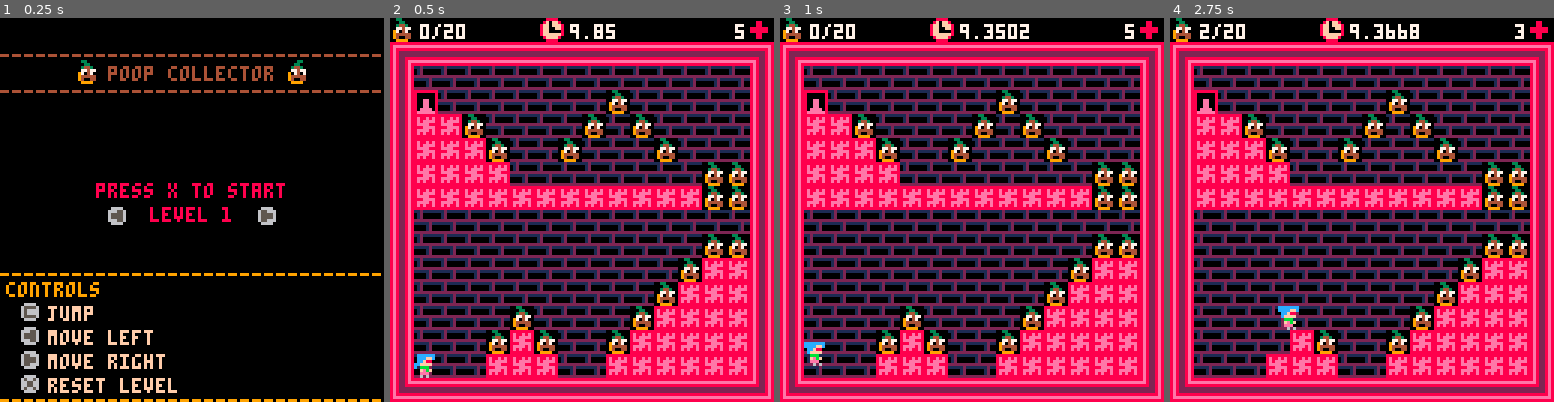
Above: before the commit, frames 1-4 (left to right).
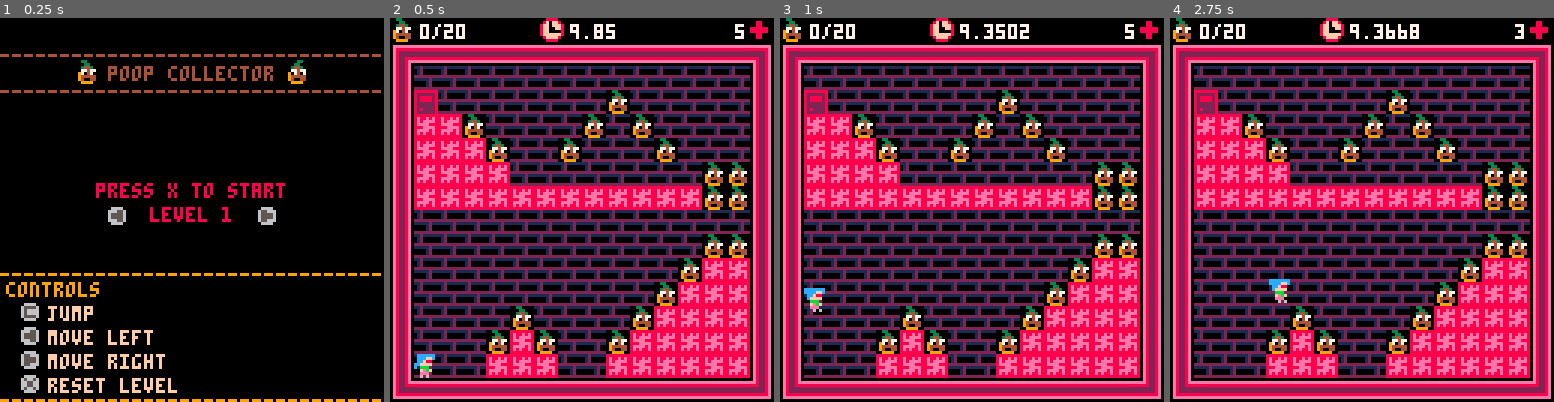
Above: after the commit, the same moments.

Repository: odinn1984/PICO8-Poop-Collector
Game: PICO-8 cartridge poop-collector.p8
The game is run twice, just before and just after one commit, with the same random seed, the same clock (stepped at 60 frames per second) and the same inputs.
Inputs:
- Up to frame 1 (0.25 s): no input
- Up to frame 2 (0.5 s): tap X (X key) at 0.33 s
- Up to frame 3 (1 s): tap O (Z key) at 0.7 s
- Up to frame 4 (2.75 s): tap X (X key) at 1.07, 1.85 s; hold Right 1.6-2.1 s; tap O (Z key) at 1.7, 2.1, 2.5 s; hold Up 2.15-2.42 s; hold Right from 2.47 s (still down)

Frame 1 is identical in both runs. In frame 2, 5.9% of the frame differs, in the area x 0-100%, y 6-100%; in frame 3, 6.4%; in frame 4, 6.9%, in the area x 0-100%, y 2-100%.

Commit message:
fix: player has a more floaty jump feeling

Diff:
--- a/poop-collector.p8
+++ b/poop-collector.p8
@@ -2,6 +2,7 @@
 version 35
 __lua__
 #include src/constants.lua
+#include src/helpers.lua
 #include src/print.lua
 #include src/dialog.lua
 
@@ -12,14 +13,14 @@
 
 #include src/main.lua
 __gfx__
-00000000888888888e8228e88e8228e888888888888888888e8228e8888888881121111177777777444444446000000600000000000000000000000000000000
-00000000eeeeeeeeee8228e88e8228eeeeeeeee88eeeeeee8e8228e88e88e8e801200000777777774f9944990660066000000000000000000000000000000000
-0070070088888888888228e88e822888888888e88e8888888e8228e88e8eeee80120000077777777994499440006600000000000000000000000000000000000
-0007700022222222222228e88e822222222228e88e8222228e8228e88eeee8882222222277777777444f44440000000000000000000000000000000000000000
-0007700022222222222228e88e822222222228e88e8222228e8228e8888eeee81111121177777777444444a40060060000000000000000000000000000000000
-0070070088888888888888e88e888888888228e88e8228888e8228e88eeee8e80000120077777777499449940606606000000000000000000000000000000000
-00000000eeeeeeeeeeeeeee88eeeeeeeee8228e88e8228ee8e8228e88e8e88e800001200777777779a4994496000000600000000000000000000000000000000
-000000008888888888888888888888888e8228e88e8228e88e8228e8888888882222222277777777444444f40000000000000000000000000000000000000000
+00000000000000000e8228e00e8228e000000000000000000e8228e0888888881121111177777777444444446000000600000000000000000000000000000000
+00000000eeeeeeeeee8228e00e8228eeeeeeeee00eeeeeee0e8228e08e88e8e801200000777777774f9944990660066000000000000000000000000000000000
+0070070088888888888228e00e822888888888e00e8888880e8228e08e8eeee80120000077777777994499440006600000000000000000000000000000000000
+0007700022222222222228e00e822222222228e00e8222220e8228e08eeee8882222222277777777444f44440000000000000000000000000000000000000000
+0007700022222222222228e00e822222222228e00e8222220e8228e0888eeee81111121177777777444444a40060060000000000000000000000000000000000
+0070070088888888888888e00e888888888228e00e8228880e8228e08eeee8e80000120077777777499449940606606000000000000000000000000000000000
+00000000eeeeeeeeeeeeeee00eeeeeeeee8228e00e8228ee0e8228e08e8e88e800001200777777779a4994496000000600000000000000000000000000000000
+000000000000000000000000000000000e8228e00e8228e00e8228e0888888882222222277777777444444f40000000000000000000000000000000000000000
 00000000888888880000000000000000000000000000000000000000000000000000000000000000000000000000000000000000000000000000000000000000
 0000000080cc00080000000000000000000000000000000000000000000000000000000000000000000000000000000000000000000000000000000000000000
 0000000080ccc0080000000000000000000000000000000000000000000000000000000000000000000000000000000000000000000000000000000000000000
@@ -104,7 +105,7 @@
 60801380708080808080138013808060607070707070808080808070808080606013808080808070801380138013136060138070707070707070707070801360
 60808080808080707080707070707060607080707070707070707070708070606013801380138080808013801380136060708080707013808013707080807060
 60808080808080808080808080808060607070707013808013801370138080606013808080808070808013808070706060708070138013801380138070807060
-60118080808013707013707070707060608080808080808080808080808080606070707070707070707070707070706060707080807070707070708080707060
+60118080808013707070707070707060608080808080808080808080808080606070707070707070707070707070706060707080807070707070708080707060
 60138013801380708013801380131260607070707070707070137070708011606012808080808070138080801370706060118080801380138013801380801260
 30101010101010101010101010101020301010101010101010101010101010203010101010101010101010101010102030101010101010101010101010101020
 30101010101010101010101010101020301010101010101010101010101010203010101010101010101010101010102030101010101010101010101010101020
@@ -277,7 +278,7 @@
 0000000000000000000000000000000000000000000000000000000000000000000000000000000000000000000000000000000000000000000000000000000000000000000000000000000000000000000000000000000000000000000000000000000000000000000000000000000000000000000000000000000000000000
 0501010101010101010101010101010405010101010101010101010101010104050101010101010101010101010101040501010101010101010101010101010405010101010101010101010101010104050101010101010101010101010101040501010101010101010101010101010405010101010101010101010101010104
 0608080808080808080808080808080606080808080808080808080808080806060832080832320808320832320808060631310808080831080831080808080606310808080808080808080808083106060808080808080808080808080808060631310808080808080808080808310606080808080808080808080808080806
-0622080808080808083108080808080606110831310808080808080808322106063208323208080832083208083211060608083108313108313108310831310606310808080808080808080808083106060808080808080808080808080808060631310831310808313108080808070606080707070707080807070707070806
+0621080808080808083108080808080606110831310808080808080808322106063208323208080832083208083211060608083108313108313108310831310606310808080808080808080808083106060808080808080808080808080808060631310831310808313108080808070606080707070707080807070707070806
 0607073108080808310831080808080606070707070808080808080831070706060808070708080707070708080707060631070707070707070707070731310606080808080808313108080808080806060807070708070707070807070708060607073108083131080831313108080606080708080807080807080808070806
 0607070731080831080808310808080606080808083232080808080808080806063208080832320808080832320808060608070808080808310808310808080606313108080808070708080808313106060807080708083131070807080708060607070708080707080807070708080606080708070807080807080708070806
 0607070707080808080808080831310606310808080707080808080831080806060832320808080832320808080832060631070808083131083131083131310606070708313108080808313108070706060807070708083131070807080708060608080808080808080808080808080606080708080807080807080808070806
--- a/src/collision.lua
+++ b/src/collision.lua
@@ -1,8 +1,8 @@
 function pickup_colliding(obj)
-    local x = obj.x
-    local y = obj.y
-    local w = obj.w
-    local h = obj.h
+    local x = obj.x+2
+    local y = obj.y+2
+    local w = obj.w-2
+    local h = obj.h-2
     local colliding = false
 
     if fget(mget(x/8, y/8)) == FLAG_PICKUP_POOP then
@@ -23,10 +23,10 @@
 end
 
 function open_door_colliding(obj)
-    local x = obj.x
-    local y = obj.y
-    local w = obj.w
-    local h = obj.h
+    local x = obj.x+2
+    local y = obj.y+2
+    local w = obj.w-2
+    local h = obj.h-2
 
     return fget(mget(x/8, y/8)) == FLAG_EXIT or
         fget(mget(x/8, (y+h)/8)) == FLAG_EXIT or
@@ -40,23 +40,23 @@
     if action == ACT_MOVE_LEFT then
         hitbox = {
             {
-                x = obj.x,
-                y = obj.y+1
+                x = obj.x+1,
+                y = obj.y+2
             },
             {
                 x = obj.x-1,
-                y = obj.y+obj.h-1
+                y = obj.y+obj.h-2
             }
         }
     elseif action == ACT_MOVE_RIGHT then
         hitbox = {
             {
-                x = obj.x+obj.w,
-                y = obj.y+1
+                x = obj.x+obj.w-2,
+                y = obj.y+2
             },
             {
-                x = obj.x+obj.w+1,
-                y = obj.y+obj.h-1
+                x = obj.x+obj.w-1,
+                y = obj.y+obj.h-2
             }
         }
     elseif action == ACT_FALL then
@@ -66,7 +66,7 @@
                 y = obj.y+obj.h
             },
             {
-                x = obj.x+obj.w-2,
+                x = obj.x+obj.w-3,
                 y = obj.y+obj.h+1
             }
         }
--- a/src/constants.lua
+++ b/src/constants.lua
@@ -17,6 +17,7 @@
 
 -- Directions
 DIRECTION_LEFT = -1
+DIRECTION_NONE = 0
 DIRECTION_RIGHT = 1
 
 -- Sprite Flags
--- a/src/gamemode.lua
+++ b/src/gamemode.lua
@@ -143,5 +143,7 @@
         end
     end
 
+    player.jump_buffer = player.max_jumps
+
     sfx(SFX_START_LEVEL)
 end
--- /dev/null
+++ b/src/helpers.lua
@@ -0,0 +1,10 @@
+function appr(val, target, amount)
+    return val > target
+ 	    and max(val-amount, target)
+ 	    or min(val+amount, target)
+end
+
+function sign(v)
+	return v > 0 and 1 or
+			v < 0 and -1 or 0
+end
--- a/src/main.lua
+++ b/src/main.lua
@@ -2,7 +2,7 @@
 local debug = false
 
 function _init()
-    player = new_player(0, 0, 0.5, 2, 7)
+    player = new_player()
     maps = get_maps()
 
     initgamemode()
--- a/src/player.lua
+++ b/src/player.lua
@@ -1,17 +1,20 @@
-function new_player(x, y, accel, max_speed, jump_force)
-
+function new_player()
     local player = {
-        x = x,
-        y = y,
+        x = 0,
+        y = 0,
+        prevy = 0,
         dx = 0,
         dy = 0,
         w = 8,
         h = 8,
-        accel = accel,
-        max_speed = max_speed,
-        jump_force = jump_force,
-        gravity = 0.75,
-        friction = 0.7,
+        accel = 0.6,
+        deccel = 0.15,
+        max_gravity = 0.41,
+        max_speed = 1.5,
+        max_fall_speed = 4.25,
+        max_jump_speed = 4.25,
+        jumps_left = 1,
+        max_jumps = 1,
         direction = DIRECTION_RIGHT,
         is_falling = false,
         is_jumping = false,
@@ -35,22 +38,38 @@
                 return
             end
 
-            self.dy += self.gravity
-            self.dx *= self.friction
-
-            if btn(BUTTON_LEFT) then
-                self.current_sprite = SPR_PLAYER_IDLE
-                self.direction = DIRECTION_LEFT
-                self.dx += -self.accel
-            elseif btn(BUTTON_RIGHT) then
-                self.current_sprite = SPR_PLAYER_IDLE
-                self.direction = DIRECTION_RIGHT
-                self.dx += self.accel
+            if self.is_falling or self.is_jumping then
+                self.accel = 0.4
             end
 
-            if btnp(BUTTON_O) and not self.is_jumping then
+            local gravity = self.max_gravity
+
+            if abs(self.dy) <= 1.0 then
+                gravity *= 0.6
+            end
+
+            local moving_direction = DIRECTION_NONE
+
+            if btn(BUTTON_LEFT) and not map_colliding(self, ACT_MOVE_LEFT) then
+                if not self.is_falling and not self.is_jumping then
+                    self.current_sprite = SPR_PLAYER_IDLE
+                end
+
+                self.direction = DIRECTION_LEFT
+                moving_direction = DIRECTION_LEFT
+            elseif btn(BUTTON_RIGHT) and not map_colliding(self, ACT_MOVE_RIGHT) then
+                if not self.is_falling and not self.is_jumping then
+                    self.current_sprite = SPR_PLAYER_IDLE
+                end
+
+                self.direction = DIRECTION_RIGHT
+                moving_direction = DIRECTION_RIGHT
+            end
+
+            if btnp(BUTTON_O) and self.jumps_left > 0 and not map_colliding(self, ACT_JUMP) then
                 sfx(SFX_JUMP)
-                self.dy += -self.jump_force
+                self.dy = -self.max_jump_speed
+                self.jumps_left -= 1
             end
 
             if self.dy > 0 then
@@ -63,6 +82,7 @@
                     self.is_jumping = false
                     self.dy = 0
                     self.y -= ((self.y+self.h+1)%8)-1
+                    self.jumps_left = self.max_jumps
                 end
             elseif self.dy < 0 then
                 self.is_jumping = true
@@ -70,16 +90,26 @@
                 self.current_sprite = SPR_PLAYER_JUMP
 
                 if map_colliding(self, ACT_JUMP) then
-                    self.dy = 0
+                    if abs(self.dx) > 0 then
+                        self.y = self.prevy
+                    else
+                        self.dy = 0
+                    end
                 end
             end
 
-            if abs(self.dx) >= self.max_speed then
-                self.dx = self.direction * self.max_speed
-            end
-
-            if self.dy >= self.max_speed*2 then
-                self.dy = self.max_speed*2
+            if abs(self.dx) > self.max_speed then
+                self.dx = appr(
+                    self.dx,
+                    sign(self.dx) * self.max_speed,
+                    self.deccel
+                )
+            else
+                self.dx = appr(
+                    self.dx,
+                    moving_direction * self.max_speed,
+                    self.accel
+                )
             end
 
             if self.dx > 0 then
@@ -92,6 +122,15 @@
                 end
             end
 
+            if not map_colliding(self, ACT_FALL) then
+                self.dy = appr(
+                    self.dy,
+                    self.max_fall_speed,
+                    gravity
+                )
+            end
+
+            self.prevy = self.y
             self.x += self.dx
             self.y += self.dy
         end
